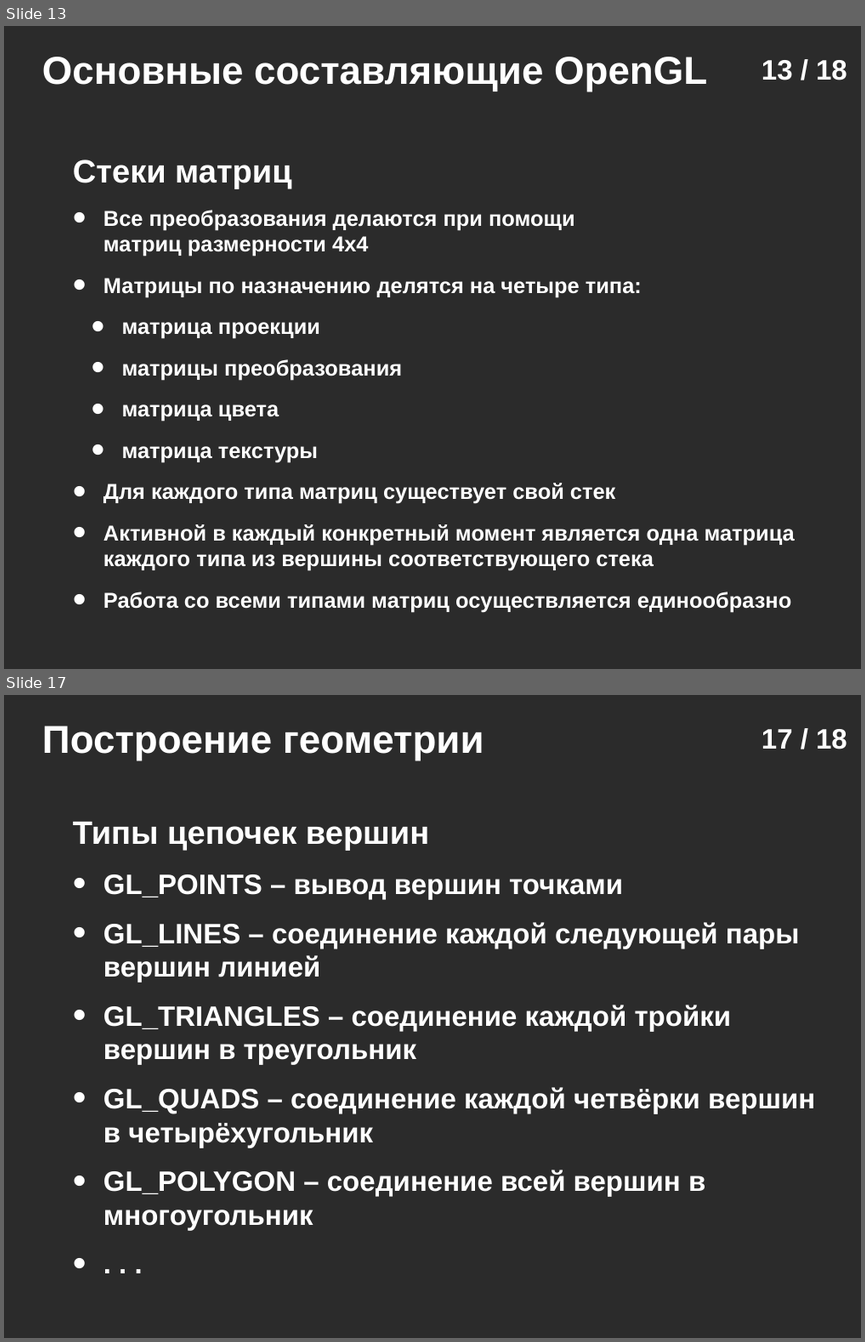
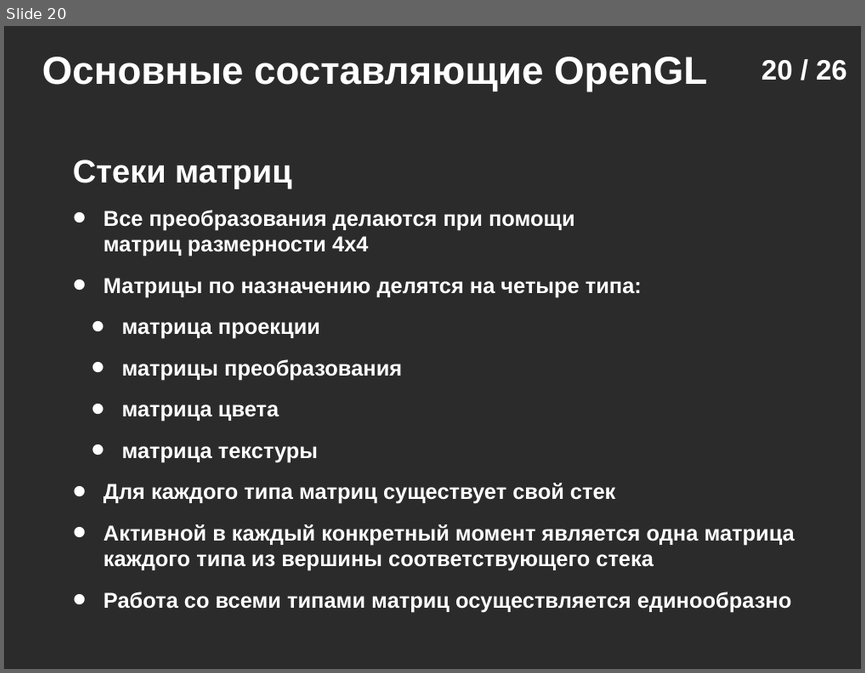
Before and after one commit to icosaeder/mmtech-lect, a slide deck: Лекции/Лекция №1/Лекция №1.odp. Shown one above the other, each under a label of ours: slides 13 and 17 before the commit, slide 20 after it; the slides between them are not shown. The pictures are 865x1342 and 865x673 pixels, drawn with LibreOffice and Linux fonts; fonts in the diff are those of the drawing; background and template pictures are left out; a plain dark background stands for a picture behind light text. Boxes give left, top, right and bottom in pixels: in the first picture for what was removed or moved away, otherwise in the second. Text is boxed around its words. In the diff, an @@ line names an element or a change of style, - is before the commit and + after.

```diff
--- a/Лекции/Лекция №1/Лекция №1.odp
+++ b/Лекции/Лекция №1/Лекция №1.odp
@@ slide 17 removed at [4, 695, 861, 1338], background picture (left out) @@
@@ text removed at [42, 726, 484, 760] @@
-Построение геометрии
@@ page number removed at [761, 729, 847, 749] @@
-17 / 18
@@ text removed at [73, 821, 815, 1230] @@
-Типы цепочек вершин
-• GL_POINTS – вывод вершин точками
-• GL_LINES – соединение каждой следующей пары вершин линией
-• GL_TRIANGLES – соединение каждой тройки вершин в треугольник
-• GL_QUADS – соединение каждой четвёрки вершин в четырёхугольник
-• GL_POLYGON – соединение всей вершин в многоугольник
-• . . .
@@ what was slide 13 is now slide 20 @@
@@ page number at [761, 60, 847, 80]: text changed @@
-13 / 18
+20 / 26
```
Also in this commit, not shown: 6 slides changed, 12 slides added, 3 other slides removed, 4 other files.
